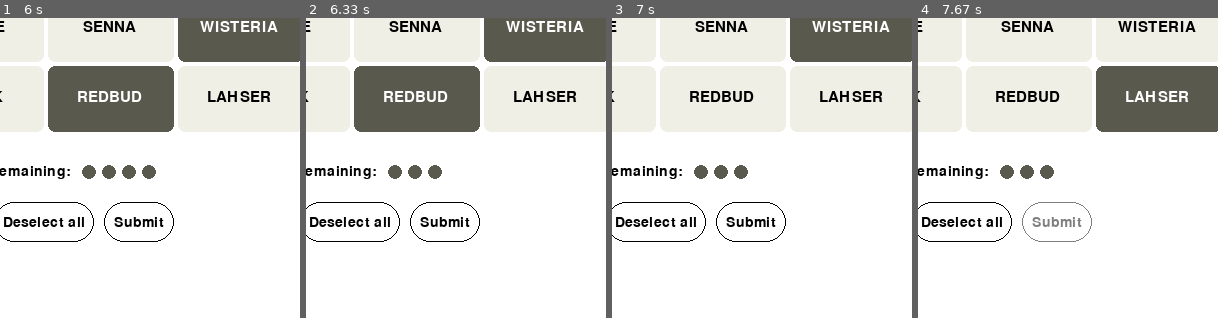
Above: before the commit, frames 1-4 (left to right).
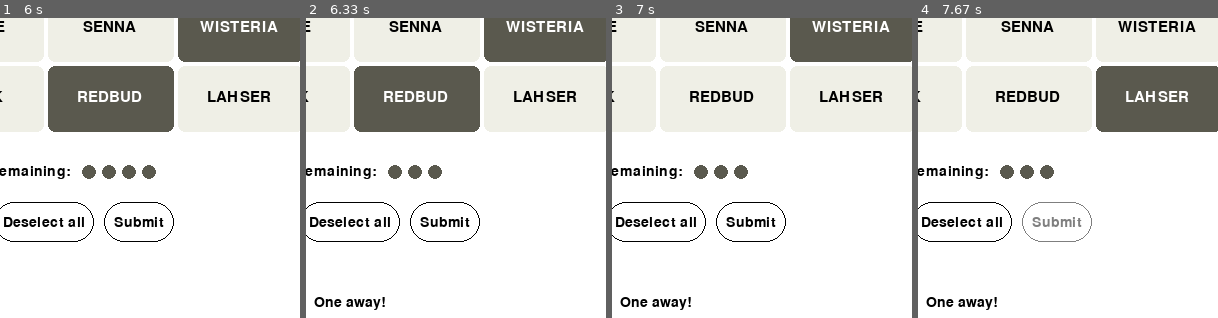
Above: after the commit, the same moments.

Repository: CalcMeister/connections_pygame_demo
Game: pygame game, started from connections_wordle.py
The game is run twice, just before and just after one commit, with the same random seed, the same clock (stepped at 60 frames per second) and the same inputs.
Inputs (mouse positions are % of the whole screen's width and height, from its top left):
- Up to frame 1 (6 s): click "Play" at 0.38 s; press the mouse at (83, 34) at 0.7 s; move the mouse to (60, 46) at 0.8 s; release the mouse at (37, 57) at 0.93 s; press the mouse at (61, 23) at 1.03 s; move the mouse to (48, 26) at 1.13 s; release the mouse at (36, 29) at 1.27 s; press the mouse at (83, 58) at 1.37 s; move the mouse to (63, 56) at 1.47 s; release the mouse at (44, 55) at 1.6 s; press the mouse at (18, 23) at 1.7 s; move the mouse to (22, 39) at 1.8 s; release the mouse at (26, 54) at 1.93 s; press the mouse at (18, 23) at 2.03 s; move the mouse to (31, 26) at 2.13 s; release the mouse at (44, 28) at 2.27 s; press the mouse at (18, 23) at 2.37 s; move the mouse to (38, 49) at 2.47 s; release the mouse at (58, 75) at 2.6 s; press the mouse at (40, 46) at 2.7 s; move the mouse to (57, 38) at 2.8 s; release the mouse at (74, 31) at 2.93 s; press the mouse at (18, 46) at 3.03 s; move the mouse to (43, 44) at 3.13 s; release the mouse at (68, 42) at 3.27 s; press the mouse at (18, 46) at 3.37 s; move the mouse to (40, 52) at 3.47 s; release the mouse at (62, 59) at 3.6 s; press the mouse at (61, 46) at 3.7 s; move the mouse to (59, 34) at 3.8 s; release the mouse at (56, 22) at 3.93 s; press the mouse at (61, 46) at 4.03 s; move the mouse to (61, 47) at 4.13 s; release the mouse at (60, 48) at 4.27 s; press the mouse at (61, 46) at 4.37 s; move the mouse to (40, 47) at 4.47 s; release the mouse at (18, 48) at 4.6 s; click "CRAPE MYRTLE" at 4.72 s; press the mouse at (83, 58) at 5.03 s; move the mouse to (81, 49) at 5.13 s; release the mouse at (80, 40) at 5.27 s; press the mouse at (40, 58) at 5.37 s; move the mouse to (59, 50) at 5.47 s; release the mouse at (79, 41) at 5.6 s; press the mouse at (61, 58) at 5.7 s; move the mouse to (47, 43) at 5.8 s; release the mouse at (33, 28) at 5.93 s
- Up to frame 2 (6.33 s): click "Submit" at 6.05 s
- Up to frame 3 (7 s): press the mouse at (61, 58) at 6.37 s; move the mouse to (60, 60) at 6.47 s; release the mouse at (60, 62) at 6.6 s; press the mouse at (61, 58) at 6.7 s; move the mouse to (64, 42) at 6.8 s; release the mouse at (66, 26) at 6.93 s
- Up to frame 4 (7.67 s): click (43, 80) at 7.05 s; press the mouse at (83, 34) at 7.37 s; move the mouse to (84, 44) at 7.47 s; release the mouse at (86, 53) at 7.6 s
The pictures show only the part of the screen within x 43-93%, y 44-94%; the shares and areas given below are measured in that part.

Frame 1 is identical in both runs. In frame 2, 0.5% of the frame differs, in the area x 2-27%, y 93-98%; in frame 3, 0.5%; in frame 4, 0.5%.

Commit message:
Add files via upload

Diff:
--- a/connections_wordle.py
+++ b/connections_wordle.py
@@ -47,24 +47,32 @@
 				self.hint = None
 			elif selection not in self.guess_history:
 				self.guesses -= 1
+				if max(sum(i.group_name == list(self.groups.keys())[j] for i in selection) for j in range(4)) == 3:
+					self.hint = 'One away!'
+				else:
+					self.hint = None
 			else:
 				self.hint = 'Already guessed!'
 
 			self.guess_history.append(selection)
 
-			if len(self.completed_groups) == 4:
-				print(len(self.guess_history))
-				if len(self.guess_history) == 4:
-					self.hint == 'Perfect!'
+			if self.is_game_over():
+				if self.guesses == 0:
+					self.deselect_all()
+					self.hint = 'Next time!'
+				elif len(self.guess_history) == 4:
+					self.hint = 'Perfect!'
 				elif len(self.guess_history) == 7:
-					self.hint == 'Close one!'
+					self.hint = 'Close one!'
 				else:
-					self.hint == 'Great!'
-			elif self.guesses == 0:
-				self.hint == 'Next time!'
+					print('bruh')
+					self.hint = 'Great!'
 
 	def shuffle(self):
 		random.shuffle(self.words)
+
+	def is_game_over(self):
+		return len(self.completed_groups) == 4 or self.guesses < 1
 
 class Word:
 	def __init__(self, w:str, group_name:str):
@@ -72,13 +80,41 @@
 		self.group_name = group_name
 		self.is_selected = False
 
+	def __lt__(self, other):
+		return self.group_name < other.group_name
+
 	def toggle_selection(self):
 		self.is_selected = not(self.is_selected)
 
 class Screenspace:
-	def __init__(self, screen_size, **kwargs):
-		self.screen_size = screen_size
+	def __init__(self, **kwargs):
+		self.screen_size = kwargs.get('screen_size', (600,600))
 		self.buttons = kwargs.get('buttons', [])
+		self.tickrate = kwargs.get('tickrate', 60)
+
+		self.COLORS = {
+			'blue':(176,196,239),
+			'yellow':(249,223,109),
+			'green':(160,195,90),
+			'purple':(187,129,197),
+			'beige':(239,239,230),
+			'light-gray':(127,127,127),
+			'dark-gray':(90,89,78)
+		}
+		self.COLOR_ORDER = {
+			0:'blue',
+			1:'yellow',
+			2:'green',
+			3:'purple'
+		}
+
+		pg.init()
+		self.surface = pg.display.set_mode(self.screen_size)
+		self.clock = pg.time.Clock()
+
+	def tick(self):
+		pg.display.flip()
+		self.clock.tick(self.tickrate)
 
 	def detect_clicked_button(self, events):
 		# IF the left mouse button is clicked:
@@ -96,6 +132,139 @@
 				else:
 					return None
 
+	def draw_centered_text(self, position, text, font, color='black'):
+		rendered_text = font.render(text, True, color, None)
+		self.surface.blit(rendered_text, rendered_text.get_rect(center=position))
+
+	def draw_start_screen(self):
+		# background color
+		self.surface.fill((179, 167, 254))
+
+		# logo
+		white_squares = ((260,160),(280,140),(300,100),(320,120))
+		pg.draw.rect(self.surface, (187, 112, 196), pg.Rect(260, 100, 80, 80))
+		for s in white_squares:
+			pg.draw.rect(self.surface, 'white', pg.Rect(s, (20,20)))
+			pg.draw.rect(self.surface, 'black', pg.Rect((s[0]-2, s[1]-2), (24,24)), 4, 4)
+		for i in (120,140,160):
+			pg.draw.line(self.surface, 'black', (260, i), (340, i), 4)
+		pg.draw.rect(self.surface, 'black', pg.Rect(258, 98, 84, 84), 4, 4)
+
+		# play button
+		pg.draw.rect(self.surface, 'black', pg.Rect((240, 350), (120, 40)), 0, 20)
+		self.buttons = [Button('play', ((240, 350), (120, 40)))]
+
+		# text and date
+		font = pg.font.Font(None, 50)
+		self.draw_centered_text((300,240), 'Connections', font)
+		font = pg.font.Font(None, 25)
+		self.draw_centered_text((300,280), 'Group words that share a common thread.', font)
+		self.draw_centered_text((300,370), 'Play', font, 'white')
+		date = datetime.datetime.now().strftime('%B %d, %Y')
+		self.draw_centered_text((300,500), date, font)
+
+	def draw_game_screen(self, game):
+		COLORS = {
+			'blue':(176,196,239),
+			'yellow':(249,223,109),
+			'green':(160,195,90),
+			'purple':(187,129,197),
+			'beige':(239,239,230),
+			'light-gray':(127,127,127),
+			'dark-gray':(90,89,78)
+		}
+		COLOR_ORDER = {
+			0:'blue',
+			1:'yellow',
+			2:'green',
+			3:'purple'
+		}
+
+
+		font = pg.font.Font(None, 23)
+		small_font = pg.font.Font(None, 21)
+
+		self.buttons = []
+
+		# background color
+		self.surface.fill('white')
+
+		# completed groups
+		font = pg.font.Font(None, 23)
+		for i in range(len(game.completed_groups)):
+			pg.draw.rect(self.surface, COLORS[COLOR_ORDER[i]], pg.Rect((44, 70*i+104), (516, 66)), 0, 7)
+			self.draw_centered_text((300,70*i+124), game.completed_groups[i][0].upper(), font)
+			self.draw_centered_text((300,70*i+148), str(game.completed_groups[i][1]).strip('[]\'').replace('\', \'', ', ').upper(), small_font)
+
+		# words
+		for i in range(len(game.completed_groups), 4):
+			for j in range(4):
+				word_list_index = 4*(i-len(game.completed_groups))+j
+				word = game.words[word_list_index]
+				box_position = ((130*j+44, 70*i+104), (126, 66))
+				pg.draw.rect(self.surface, {False:COLORS['beige'], True:COLORS['dark-gray']}[word.is_selected], pg.Rect(box_position[0], box_position[1]), 0, 7)
+				self.draw_centered_text((130*j+105, 70*i+135), word.w.upper(), font, {False:'black', True:'white'}[word.is_selected])
+				self.buttons.append(Button('word_'+str(word_list_index), box_position))
+
+		self.draw_centered_text((300,50), 'Create four groups of four!', small_font)
+		self.draw_centered_text((300,550), game.hint, small_font)
+
+		# mistakes remaining:
+		if not(game.is_game_over()):
+			self.draw_centered_text((255,420), 'Mistakes remaining:', small_font)
+			for i in range(game.guesses):
+				pg.draw.circle(self.surface, COLORS['dark-gray'], (20*i+345,420), 7)
+
+		# shuffle button
+		color = {True:'black', False:COLORS['light-gray']}[not(game.is_game_over())]
+		pg.draw.rect(self.surface, color, pg.Rect((170, 450), (70, 40)), 1, 20)
+		self.draw_centered_text((205,470), 'Shuffle', small_font, color)
+		self.buttons.append(Button('shuffle', ((170, 450), (70, 40))))
+
+		# deselect button
+		color = {True:'black', False:COLORS['light-gray']}[game.num_selected() > 0]
+		pg.draw.rect(self.surface, color, pg.Rect((250, 450), (100, 40)), 1, 20)
+		self.draw_centered_text((300,470), 'Deselect all', small_font, color)
+		self.buttons.append(Button('deselect all', ((250, 450), (100, 40))))
+
+		# submit button
+		color = {True:'black', False:COLORS['light-gray']}[game.num_selected() == 4]
+		pg.draw.rect(self.surface, color, pg.Rect((360, 450), (70, 40)), 1, 20)
+		self.draw_centered_text((395,470), 'Submit', small_font, color)
+		self.buttons.append(Button('submit', ((360, 450), (70, 40))))
+
+		# continue button
+		if game.is_game_over():
+			# pg.draw.rect(self.surface, 'black', pg.Rect((475, 555), (110, 30)), 1, 5)
+			self.draw_centered_text((530,570), 'See results ->', small_font)
+			self.buttons.append(Button('results', ((475,555), (110,30))))
+
+
+	def draw_results_screen(self, game):
+		# background color
+		self.surface.fill('white')
+
+		big_font = pg.font.Font(None, 50)
+		small_font = pg.font.Font(None, 21)
+
+		colors = {list(game.groups.keys())[i]:self.COLORS[self.COLOR_ORDER[i]] for i in range(4)}
+
+		self.buttons = []
+
+		self.draw_centered_text((300,140), game.hint, big_font)
+		pg.draw.line(self.surface, 'black', (150, 200), (450, 200), 1)
+
+		# guesses
+		for g in range(len(game.guess_history)):
+			guess = sorted(list(game.guess_history[g]))
+			for i in range(4):
+				pg.draw.rect(self.surface, colors[guess[i].group_name], pg.Rect((24*i+260, 26*g+250), (24, 24)), 0, 4)
+
+
+		# back button
+		self.draw_centered_text((530,570), 'Back to puzzle <-', small_font)
+		self.buttons.append(Button('puzzle', ((475,555), (110,30))))
+
 class Button:
 	def __init__(self, name:str, screen_position:tuple, is_clickable=True):
 		# screen position will be in the format ((x, y), (size_x, size_y))
@@ -103,121 +272,13 @@
 		self.screen_position = screen_position
 		self.is_clickable = is_clickable
 
-###Functions
-
-def draw_centered_text(surface, position, text, font, color='black'):
-	rendered_text = font.render(text, True, color, None)
-	surface.blit(rendered_text, rendered_text.get_rect(center=position))
-
-def draw_start_screen(surface, screen):
-	# background color
-	surface.fill((179, 167, 254))
-
-	# logo
-	white_squares = ((260,160),(280,140),(300,100),(320,120))
-	pg.draw.rect(surface, (187, 112, 196), pg.Rect(260, 100, 80, 80))
-	for s in white_squares:
-		pg.draw.rect(surface, 'white', pg.Rect(s, (20,20)))
-		pg.draw.rect(surface, 'black', pg.Rect((s[0]-2, s[1]-2), (24,24)), 4, 4)
-	for i in (120,140,160):
-		pg.draw.line(surface, 'black', (260, i), (340, i), 4)
-	pg.draw.rect(surface, 'black', pg.Rect(258, 98, 84, 84), 4, 4)
-
-	# play button
-	pg.draw.rect(surface, 'black', pg.Rect((240, 350), (120, 40)), 0, 20)
-	screen.buttons = [Button('play', ((240, 350), (120, 40)))]
-
-	# text and date
-	font = pg.font.Font(None, 50)
-	draw_centered_text(surface, (300,240), 'Connections', font)
-	font = pg.font.Font(None, 25)
-	draw_centered_text(surface, (300,280), 'Group words that share a common thread.', font)
-	draw_centered_text(surface, (300,370), 'Play', font, 'white')
-	date = datetime.datetime.now().strftime('%B %d, %Y')
-	draw_centered_text(surface, (300,500), date, font)
-
-def draw_game_screen(surface, game, screen):
-	COLORS = {
-		'blue':(176,196,239),
-		'yellow':(249,223,109),
-		'green':(160,195,90),
-		'purple':(187,129,197),
-		'beige':(239,239,230),
-		'light-gray':(127,127,127),
-		'dark-gray':(90,89,78)
-	}
-	COLOR_ORDER = {
-		0:'blue',
-		1:'yellow',
-		2:'green',
-		3:'purple'
-	}
-
-
-	font = pg.font.Font(None, 23)
-	small_font = pg.font.Font(None, 21)
-
-	screen.buttons = []
-
-	# background color
-	surface.fill('white')
-
-	# completed groups
-	font = pg.font.Font(None, 23)
-	for i in range(len(game.completed_groups)):
-		pg.draw.rect(surface, COLORS[COLOR_ORDER[i]], pg.Rect((44, 70*i+104), (516, 66)), 0, 7)
-		draw_centered_text(surface, (300,70*i+124), game.completed_groups[i][0].upper(), font)
-		draw_centered_text(surface, (300,70*i+148), str(game.completed_groups[i][1]).strip('[]\'').replace('\', \'', ', ').upper(), small_font)
-
-	# words
-	for i in range(len(game.completed_groups), 4):
-		for j in range(4):
-			word_list_index = 4*(i-len(game.completed_groups))+j
-			word = game.words[word_list_index]
-			box_position = ((130*j+44, 70*i+104), (126, 66))
-			pg.draw.rect(surface, {False:COLORS['beige'], True:COLORS['dark-gray']}[word.is_selected], pg.Rect(box_position[0], box_position[1]), 0, 7)
-			draw_centered_text(surface, (130*j+105, 70*i+135), word.w.upper(), font, {False:'black', True:'white'}[word.is_selected])
-			screen.buttons.append(Button('word_'+str(word_list_index), box_position))
-
-	draw_centered_text(surface, (300,50), 'Create four groups of four!', small_font)
-	draw_centered_text(surface, (300,550), game.hint, small_font)
-
-	# mistakes remaining:
-	draw_centered_text(surface, (255,420), 'Mistakes remaining:', small_font)
-	for i in range(game.guesses):
-		pg.draw.circle(surface, COLORS['dark-gray'], (20*i+345,420), 7)
-
-	# shuffle button
-	color = {True:'black', False:COLORS['light-gray']}[len(game.completed_groups) < 4]
-	pg.draw.rect(surface, 'black', pg.Rect((170, 450), (70, 40)), 1, 20)
-	draw_centered_text(surface, (205,470), 'Shuffle', small_font)
-	screen.buttons.append(Button('shuffle', ((170, 450), (70, 40))))
-
-	# deselect button
-	color = {True:'black', False:COLORS['light-gray']}[game.num_selected() > 0]
-	pg.draw.rect(surface, color, pg.Rect((250, 450), (100, 40)), 1, 20)
-	draw_centered_text(surface, (300,470), 'Deselect all', small_font, color)
-	screen.buttons.append(Button('deselect all', ((250, 450), (100, 40))))
-
-	# submit button
-	color = {True:'black', False:COLORS['light-gray']}[game.num_selected() == 4]
-	pg.draw.rect(surface, color, pg.Rect((360, 450), (70, 40)), 1, 20)
-	draw_centered_text(surface, (395,470), 'Submit', small_font, color)
-	screen.buttons.append(Button('submit', ((360, 450), (70, 40))))
-
-def draw_win_screen(surface, game, screen):
-	return None
-
 ###Loop
 
-pg.init()
-surface = pg.display.set_mode((600, 600))
-clock = pg.time.Clock()
-screen = Screenspace((600, 600))
+screen = Screenspace()
 game = Game(test_set)
 
 current_screen = 'start'
-# can be 'start', 'play', 'win', or 'loss'
+# can be 'start', 'play', or 'results'
 
 events = []
 while all(event.type != pg.QUIT for event in events):
@@ -227,8 +288,8 @@
 	if current_screen == 'start':
 		if click == 'play':
 			current_screen = 'play'
-		else:
-			draw_start_screen(surface, screen)
+
+		screen.draw_start_screen()
 
 	elif current_screen == 'play':
 		if click is not None:
@@ -240,13 +301,17 @@
 				game.deselect_all()
 			elif click == 'submit':
 				game.submit()
-
-		if game.guesses == 0:
-			current_screen = 'loss'
-
-		draw_game_screen(surface, game, screen)
-
-	pg.display.flip()
-	clock.tick(60)
+			elif click == 'results':
+				current_screen = 'results'
+
+		screen.draw_game_screen(game)
+
+	elif current_screen == 'results':
+		if click == 'puzzle':
+			current_screen = 'play'
+
+		screen.draw_results_screen(game)
+
+	screen.tick()
 
 pg.quit()
